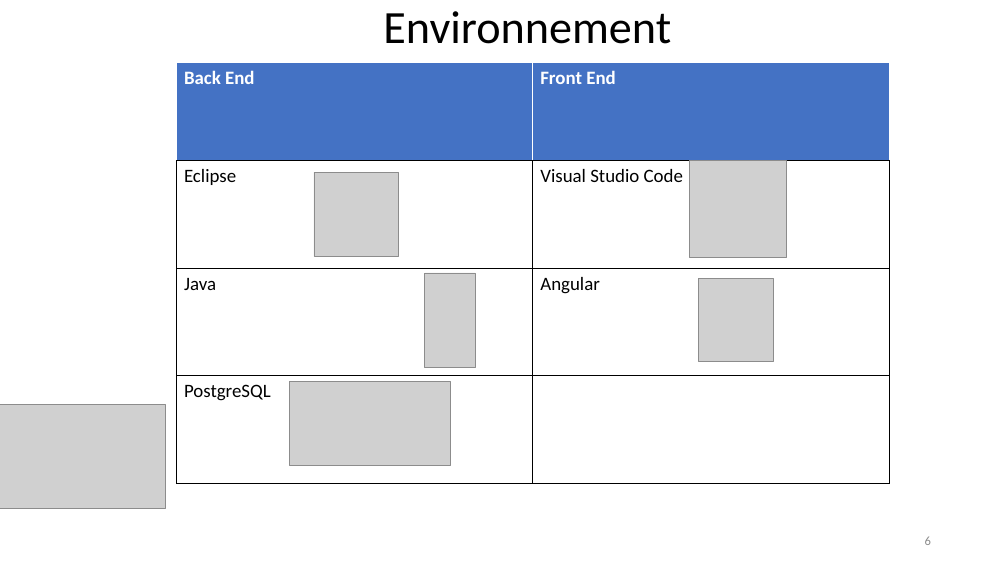
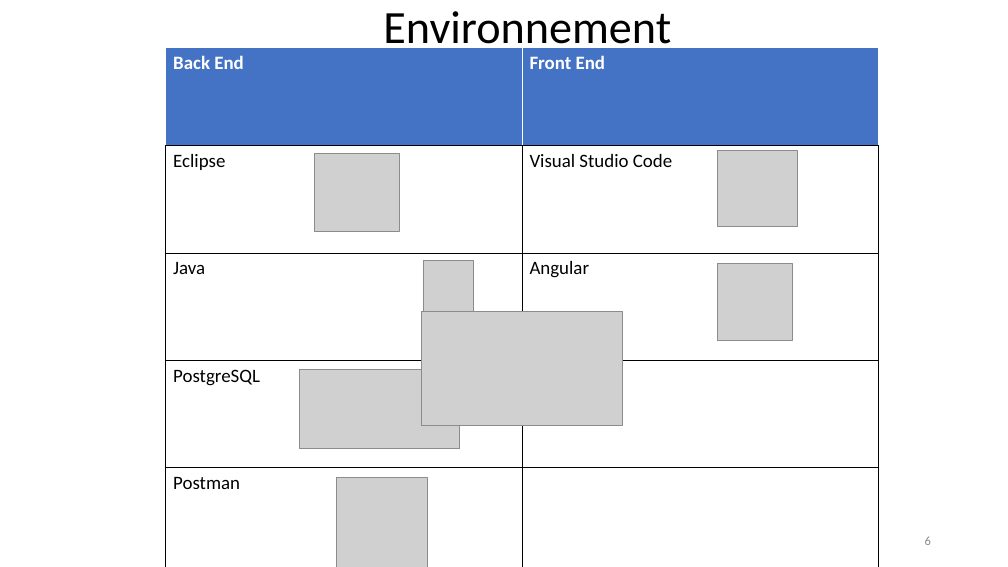
Before and after one commit to JohnPMendy/ProjetVoyage, a slide deck: slide 6 of SoutenanceProjetFinal.pptx. Drawn at 1008x567 pixels with LibreOffice and Linux fonts; fonts in the diff are those of the drawing; grey boxes stand for pictures; background and template pictures are left out. Boxes give left, top, right and bottom in pixels: in the first picture for what was removed or moved away, otherwise in the second. Text is boxed around its words. In the diff, an @@ line names an element or a change of style, - is before the commit and + after.

```diff
--- a/SoutenanceProjetFinal.pptx
+++ b/SoutenanceProjetFinal.pptx
@@ table at (166, 48, 878, 567) @@
+row 5: Postman | 
@@ table: place and size @@
-table at (176, 63, 889, 484)
+table at (166, 48, 878, 567)
@@ picture: place and size @@
-picture at (314, 172, 399, 256)
+picture at (315, 153, 399, 231)
@@ picture: place and size @@
-picture at (690, 161, 786, 258)
+picture at (718, 150, 799, 226)
@@ picture: place and size @@
-picture at (425, 273, 476, 367)
+picture at (423, 261, 474, 349)
@@ picture: place and size @@
-picture at (699, 279, 774, 361)
+picture at (718, 264, 793, 341)
@@ picture: place and size @@
-picture at (0, 405, 166, 508)
+picture at (421, 312, 622, 426)
@@ picture: place and size @@
-picture at (290, 382, 450, 466)
+picture at (299, 369, 460, 448)
@@ picture added at (337, 478, 427, 567) @@
```
Also in this commit, not shown: 1 other slide changed, 1 slide added, 3 slides removed.
